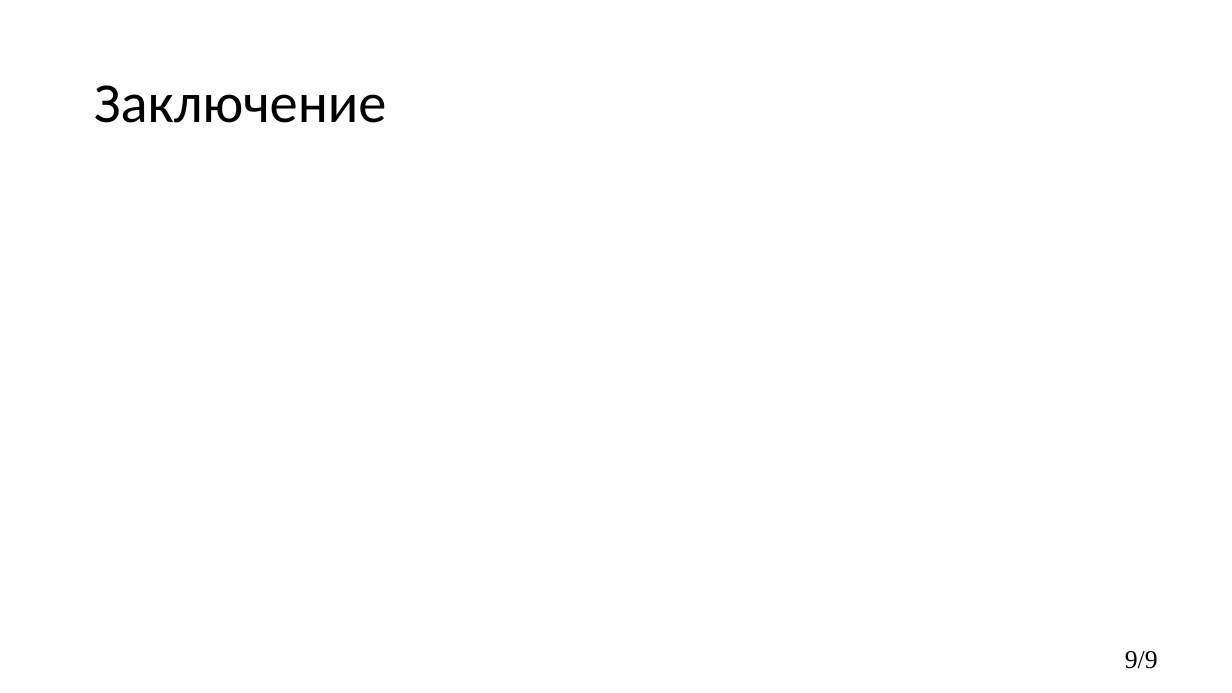
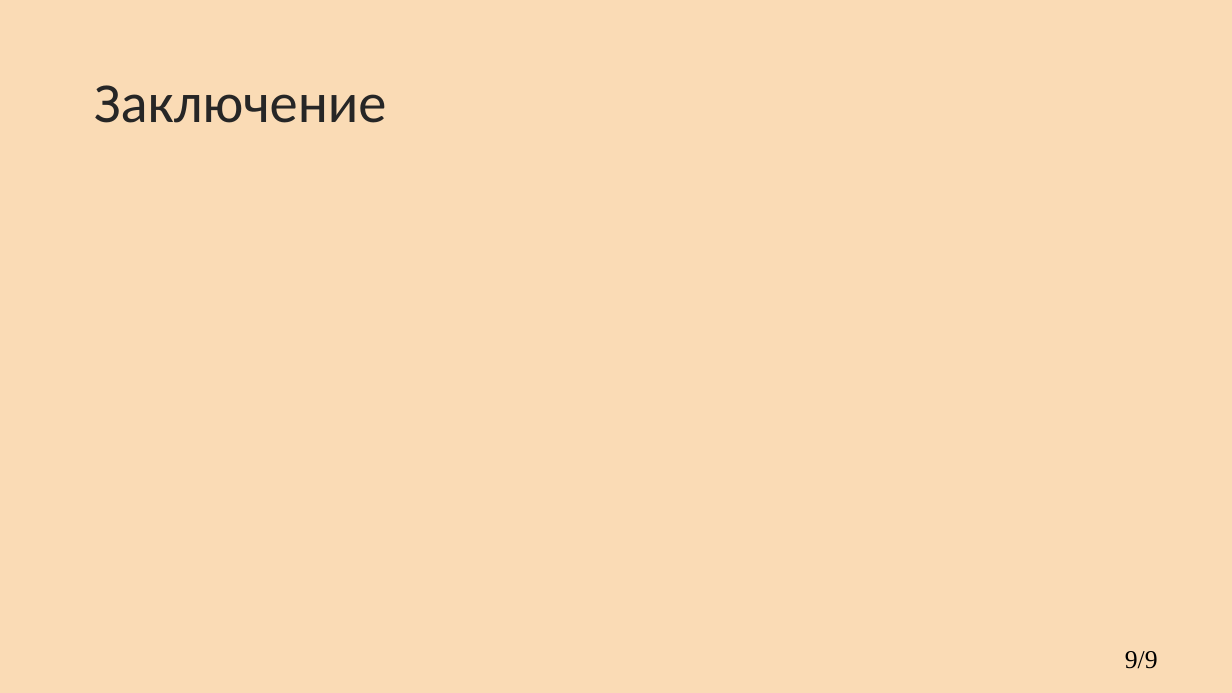
Before and after one commit to kkerra/CourseProject, a slide deck: slide 9 of кп.pptx. Drawn at 1232x693 pixels with LibreOffice and Linux fonts; fonts in the diff are those of the drawing; background and template pictures are left out. Boxes give left, top, right and bottom in pixels: in the first picture for what was removed or moved away, otherwise in the second. Text is boxed around its words. In the diff, an @@ line names an element or a change of style, - is before the commit and + after.

```diff
--- a/кп.pptx
+++ b/кп.pptx
@@ background #FFFFFF to #FADBB5 @@
@@ title "Заключение" at (94,85,387,123): text colour #000000 to #262626 @@
```
Also in this commit, not shown: 9 other slides changed, 2 other files.
